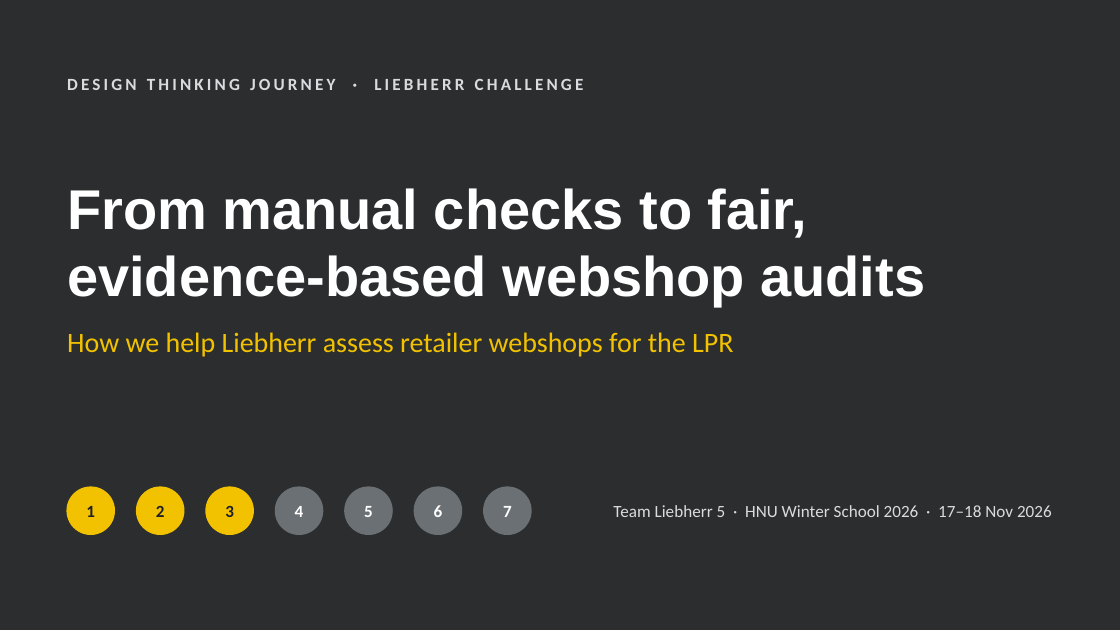
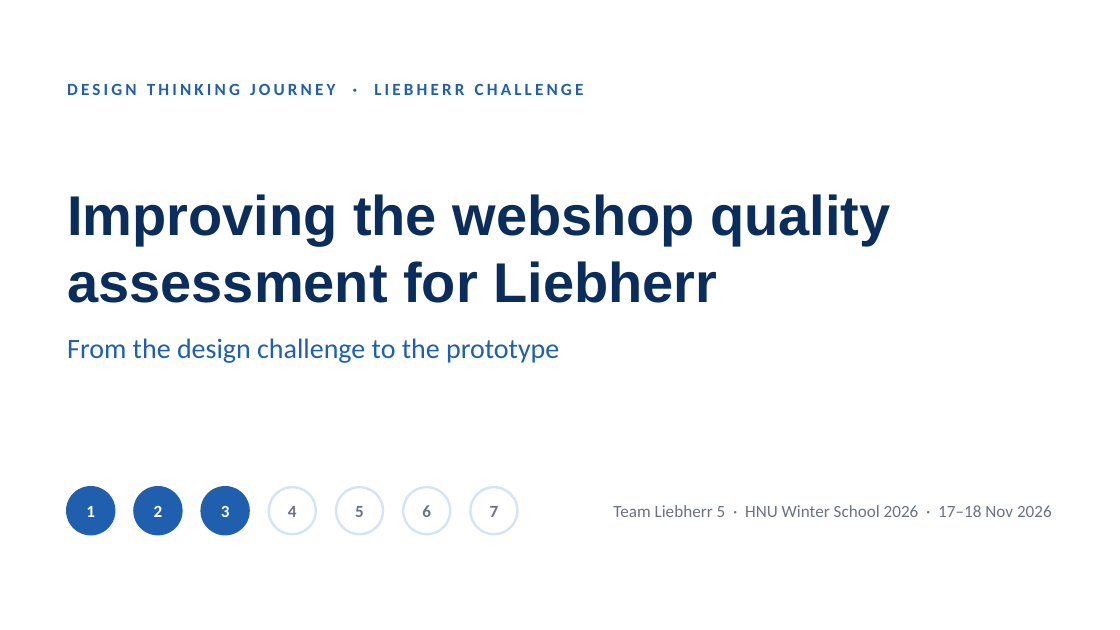
Before and after one commit to niv1999/liebherr-hackathon-2026, a slide deck: slide 1 of Liebherr5_DesignThinking_Journey.pptx. Drawn at 1120x630 pixels with LibreOffice and Linux fonts; fonts in the diff are those of the drawing. Boxes give left, top, right and bottom in pixels: in the first picture for what was removed or moved away, otherwise in the second. Text is boxed around its words. In the diff, an @@ line names an element or a change of style, - is before the commit and + after.

```diff
--- a/Liebherr5_DesignThinking_Journey.pptx
+++ b/Liebherr5_DesignThinking_Journey.pptx
@@ background #2B2D2F to #FFFFFF @@
@@ text "DESIGN THINKING JOURNEY · LIEBHERR ..." at <box>67,83,584,95</box>: text colour #D9DCDF to #1F5FAD; vertical alignment middle to top @@
@@ title at <box>67,194,890,303</box>: text changed; text colour #FFFFFF to #0B2D5B @@
-From manual checks to fair, evidence-based webshop audits
+Improving the webshop quality assessment for Liebherr
@@ text at <box>67,338,559,363</box>: text changed; text colour #F2C200 to #1F5FAD @@
-How we help Liebherr assess retailer webshops for the LPR
+From the design challenge to the prototype
@@ text colour #1F2124 to #FFFFFF in 3 elements at <box>86,506,95,517</box>, <box>154,506,163,517</box>, <box>221,506,230,517</box> @@
@@ fill #F2C200 to #1F5FAD; outline #F2C200 1 pt to #1F5FAD 1.5 pt in 3 elements at <box>67,487,114,534</box>, <box>134,487,181,534</box>, <box>202,487,249,534</box> @@
@@ 2 ellipses, 1 text: place and size @@
-2 ellipses, 1 text at <box>206,487,323,534</box>
+2 ellipses, 1 text at <box>202,487,316,534</box>
@@ 2 texts, 2 ellipses: place and size @@
-2 texts, 2 ellipses at <box>345,487,461,534</box>
+2 texts, 2 ellipses at <box>336,487,450,534</box>
@@ text colour #FFFFFF to #6B7280 in 4 elements at <box>288,506,297,517</box>, <box>355,506,364,517</box>, <box>422,505,431,517</box>, <box>490,506,499,517</box> @@
@@ text "7": place and size @@
-text "7" at <box>503,506,512,517</box>
+text "7" at <box>490,506,499,517</box>
@@ ellipse: place and size @@
-ellipse at <box>484,487,531,534</box>
+ellipse at <box>470,487,517,534</box>
@@ fill #6B7075 to #FFFFFF; outline #6B7075 1 pt to #D6E3F5 1.5 pt in 4 elements at <box>269,487,316,534</box>, <box>336,487,383,534</box>, <box>403,487,450,534</box>, <box>470,487,517,534</box> @@
@@ text "Team Liebherr 5 · HNU ..." at <box>613,505,1052,517</box>: text colour #D9DCDF to #6B7280 @@
```
Also in this commit, not shown: 9 other slides changed, 5 slides added, 8 slides removed, 1 other file.
